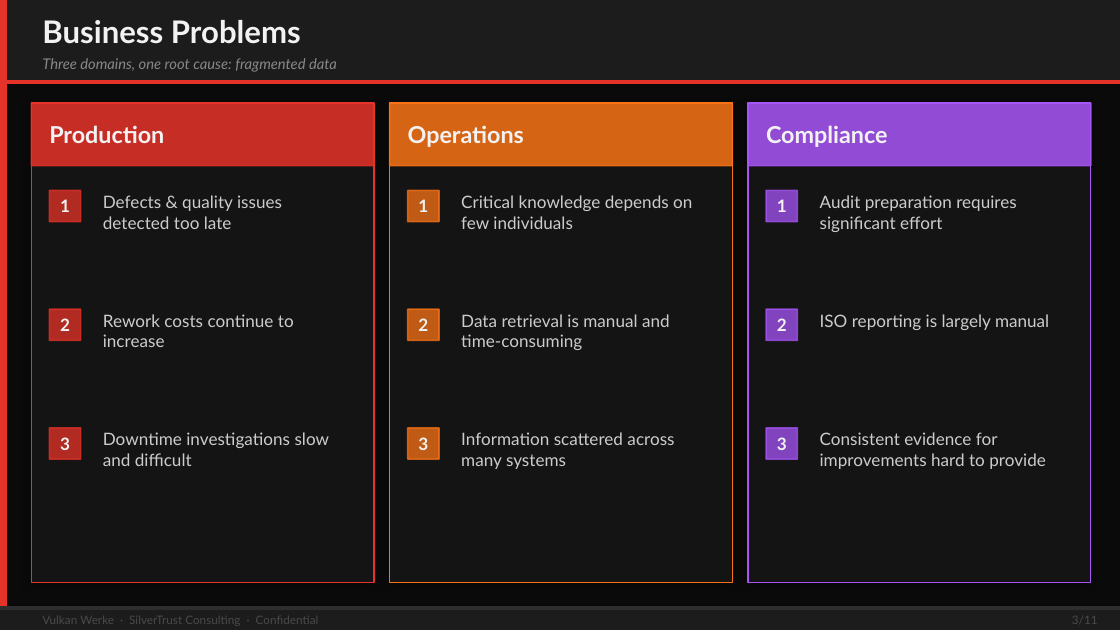
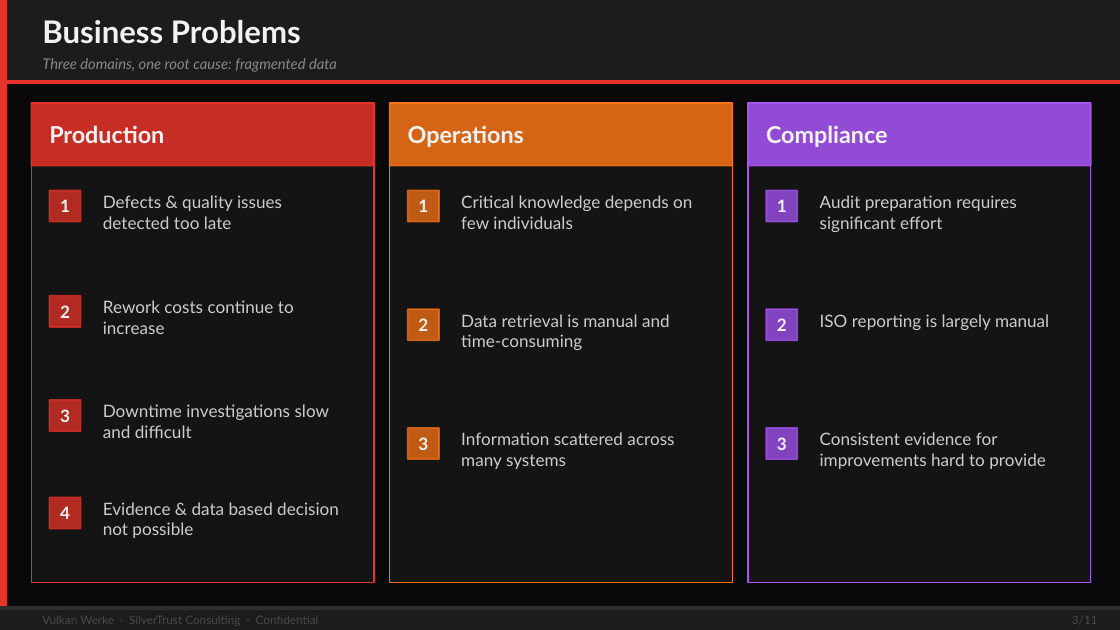
Before and after one commit to maxxeagleowl/Project_Vulkan_Werke_-_FemCare_AI, a slide deck: slide 3 of Vulcan Werke/VulkanWerke_Solution_Proposal.pptx. Drawn at 1120x630 pixels with LibreOffice and Linux fonts; fonts in the diff are those of the drawing. Boxes give left, top, right and bottom in pixels: in the first picture for what was removed or moved away, otherwise in the second. Text is boxed around its words. In the diff, an @@ line names an element or a change of style, - is before the commit and + after.

```diff
--- a/Vulcan Werke/VulkanWerke_Solution_Proposal.pptx
+++ b/Vulcan Werke/VulkanWerke_Solution_Proposal.pptx
@@ 2 texts, 1 rectangle: place and size @@
-2 texts, 1 rectangle at (49,309,294,347)
+2 texts, 1 rectangle at (49,296,294,334)
@@ 2 texts, 1 rectangle: place and size @@
-2 texts, 1 rectangle at (49,428,330,466)
+2 texts, 1 rectangle at (49,400,330,438)
@@ rectangle added at (49,497,81,529), fill #E63329 at 75% opacity, outline #E63329 1 pt @@
@@ text added at (60,506,70,519), 11 pt, text #F2F2F2, bold @@
+4
@@ text added at (103,502,339,538), 11 pt, text #CCCCCC @@
+Evidence & data based decision not possible
```
Also in this commit, not shown: 1 other slide changed.
